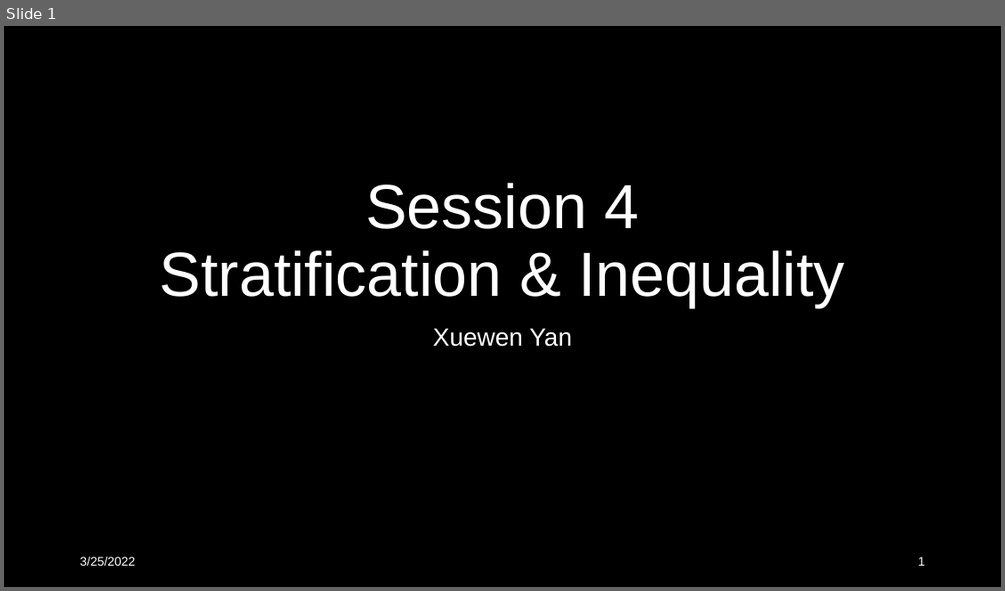
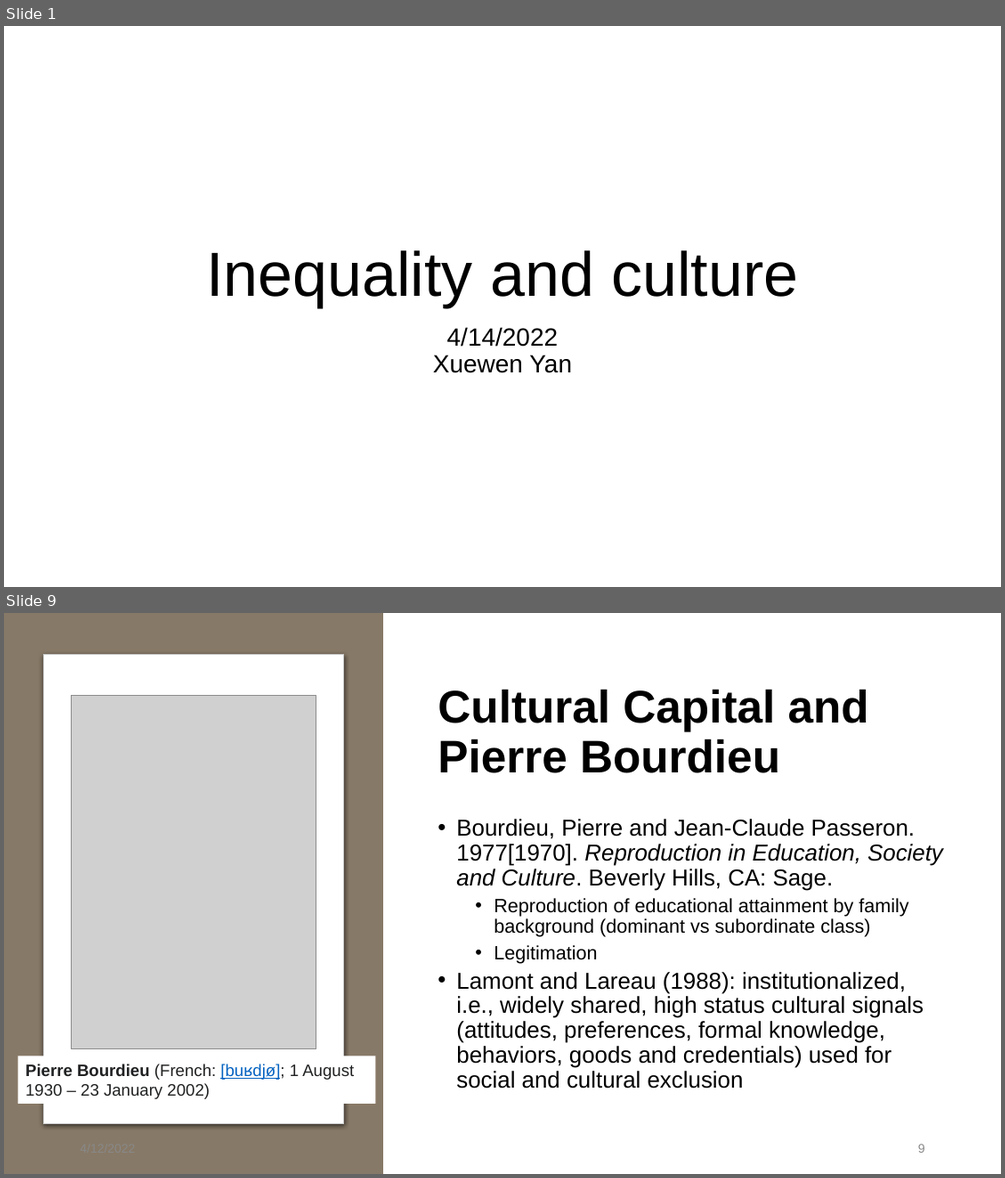
Before and after one commit to XueWenSYan/Intro_to_sociology, a slide deck: Meeting 4.pptx. Shown one above the other, each under a label of ours: slide 1 before the commit, slides 1 and 9 after it; the slides between them are not shown. The pictures are 1005x591 and 1005x1178 pixels, drawn with LibreOffice and Linux fonts; fonts in the diff are those of the drawing; grey boxes stand for pictures. Boxes give left, top, right and bottom in pixels: in the first picture for what was removed or moved away, otherwise in the second. Text is boxed around its words. In the diff, an @@ line names an element or a change of style, - is before the commit and + after.

```diff
--- a/Meeting 4.pptx
+++ b/Meeting 4.pptx
@@ slide 9 added at [4, 613, 1001, 1174], background #FFFFFF @@
@@ rectangle added at [4, 613, 383, 1174], fill #877967 @@
@@ rounded rectangle added at [44, 654, 343, 1124], fill #FFFFFF, outline #C8CACA 0.75 pt @@
@@ title added at [437, 689, 869, 773], 44 pt, text #000000, bold @@
+Cultural Capital and Pierre Bourdieu
@@ picture added at [72, 696, 316, 1049] @@
@@ text added at [456, 819, 943, 1088], 22.2 pt, text #000000 @@
+• Bourdieu, Pierre and Jean-Claude Passeron. 1977[1970]. Reproduction in Education, Society and Culture. Beverly Hills, CA: Sage.
+  • Reproduction of educational attainment by family background (dominant vs subordinate class)
+  • Legitimation
+• Lamont and Lareau (1988): institutionalized, i.e., widely shared, high status cultural signals (attitudes, preferences, formal knowledge, behaviors, goods and credentials) used for social and cultural exclusion
@@ text added at [25, 1063, 354, 1099], 16 pt, text #202122 @@
+Pierre Bourdieu (French: [buʁdjø]; 1 August 1930 – 23 January 2002)
@@ page number added at [918, 1143, 925, 1152], 12 pt, text #888888 @@
+9
@@ slide 1 changed as well @@
@@ background #000000 to #FFFFFF @@
@@ title at [206, 250, 798, 307]: text changed; text colour #FFFFFF to #000000 @@
-Session 4
-Stratification & Inequality
+Inequality and culture
@@ subtitle at [447, 327, 558, 346]: paragraph added @@
+4/14/2022
@@ subtitle at [433, 354, 572, 373]: text colour #FFFFFF to #000000 in "Xuewen Yan"; less space between paragraphs @@
@@ text removed at [80, 556, 135, 565] @@
-3/25/2022
@@ page number removed at [918, 556, 925, 565] @@
-1
```
Also in this commit, not shown: 1 other slide changed, 8 other slides added, 9 slides removed, 11 other files.
